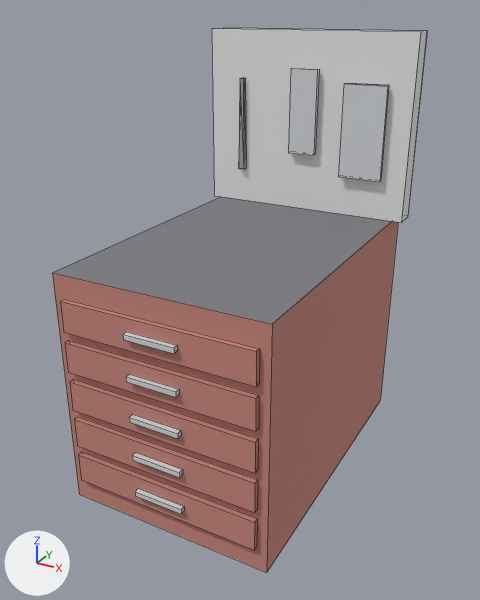
The OBJ model Models/tool_cabinet.obj, before and after one commit.
One viewpoint serves both versions: a 50 mm camera at (1.17, -2.41, 1.78) aimed at (0.01, -0.3, 0.73). Lighting does not change. The marker at lower left points along +X, +Y and +Z. The first picture is the older version. Mesh edges are drawn as thin lines. Where no turn or scale is listed for an object, it has been applied to the vertices. Vertices at exactly the same position are counted once.

The first picture shows 'tool_cabinet'.
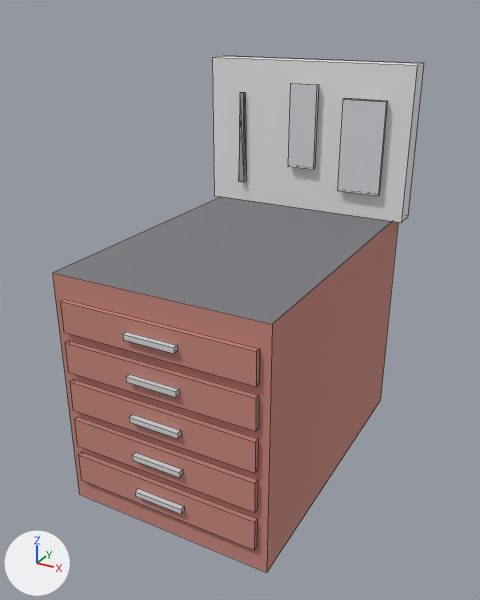
Location of each change, [x1, y1, x2, y2] in pixels of the pictures (480 x 600 px; the box of a moved part takes in the faces that stretch with it):
```json
{"object": "tool_cabinet", "change": "reshaped", "before": [53, 28, 427, 572], "after": [53, 56, 424, 572]}
{"part": 1, "of": "me_tool_cabinet", "change": "moved or reshaped", "before": [239, 78, 246, 169], "after": [239, 92, 246, 182]}
{"part": 2, "of": "me_tool_cabinet", "change": "moved or reshaped", "before": [288, 68, 319, 155], "after": [288, 83, 319, 169]}
{"part": 3, "of": "me_tool_cabinet", "change": "moved or reshaped", "before": [352, 83, 381, 85], "after": [344, 98, 386, 101]}
{"part": 4, "of": "me_tool_cabinet", "change": "moved or reshaped", "before": [339, 83, 389, 182], "after": [338, 99, 388, 196]}
{"part": 5, "of": "me_tool_cabinet", "change": "moved or reshaped", "before": [212, 28, 427, 222], "after": [212, 56, 424, 222]}
```

Scene script edits in JSON lines:
```json
{"block": "me_tool_cabinet", "where": "# used by ob_tool_cabinet; location = (0.0, 0.0, 0.0)"}
{"block": "me_tool_cabinet", "where": "# before: 88 (-0.46, 0.3, 1.7) at pixel (211, 28), 89 (-0.46, 0.4, 1.7) at pixel (223, 27), 90 (0.46, 0.4, 1.7) at pixel (427, 30), 91 (0.46, 0.3, 1.7) at pixel (420, 31), 95 (0.46, 0.4, 1.7) at pixel (427, 30)"}
{"block": "me_tool_cabinet", "where": "# before: 96 (-0.46, 0.4, 1.7) at pixel (223, 27)"}
{"op": "remove", "block": "me_tool_cabinet", "code": "me_tool_cabinet.from_pydata(...)  # 176 vertices, 108 faces; spans x -0.46..0.46, y -0.89..0.4, z 0.0..1.7"}
{"op": "add", "block": "me_tool_cabinet", "code": "me_tool_cabinet.from_pydata(...)  # 176 vertices, 108 faces; spans x -0.46..0.46, y -0.89..0.4, z 0.0..1.58"}
{"block": "me_tool_cabinet", "change": "me_tool_cabinet part 1: the loose piece of 8 vertices spanning x -0.31..-0.29, y 0.28..0.3, z 1.1..1.5 is moved by (0.0, 0.0, -0.06)"}
{"block": "me_tool_cabinet", "change": "me_tool_cabinet part 2: the loose piece of 8 vertices spanning x -0.06..0.06, y 0.27..0.29, z 1.2..1.55 is moved by (0.0, 0.0, -0.06)"}
{"block": "me_tool_cabinet", "change": "me_tool_cabinet part 3: the loose piece of 4 vertices spanning x 0.18..0.36, y 0.27..0.29, z 1.5 is moved by (0.0, 0.0, -0.06)"}
{"block": "me_tool_cabinet", "change": "me_tool_cabinet part 4: the loose piece of 8 vertices spanning x 0.18..0.36, y 0.27..0.29, z 1.12..1.5 is moved by (0.0, 0.0, -0.06)"}
{"block": "me_tool_cabinet", "change": "me_tool_cabinet part 5"}
{"op": "add", "block": "me_tool_cabinet", "code": "for i in [*range(88, 92), 95, 96]: me_tool_cabinet.vertices[i].co += Vector((0.0, 0.0, -0.12))"}
```
